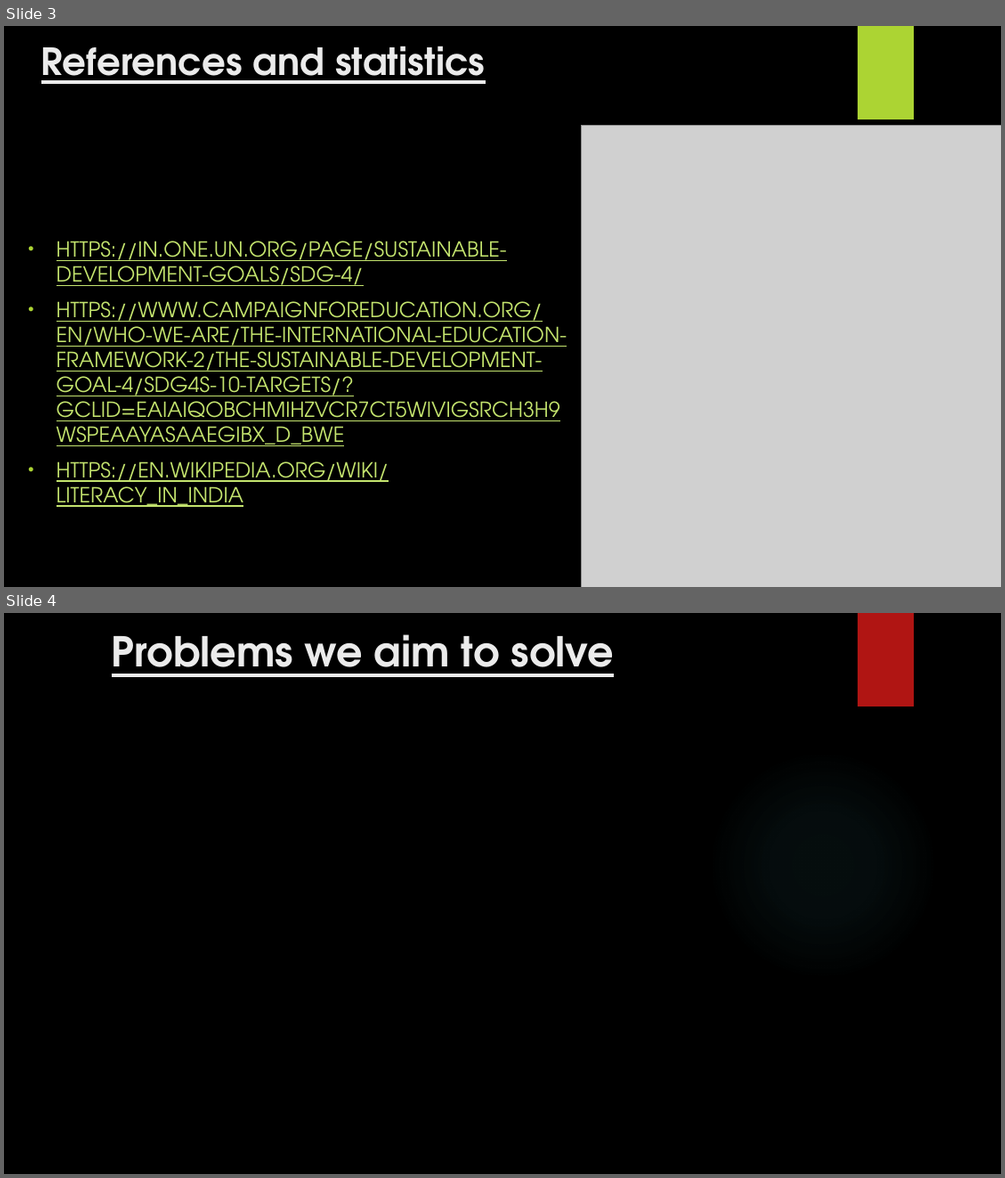
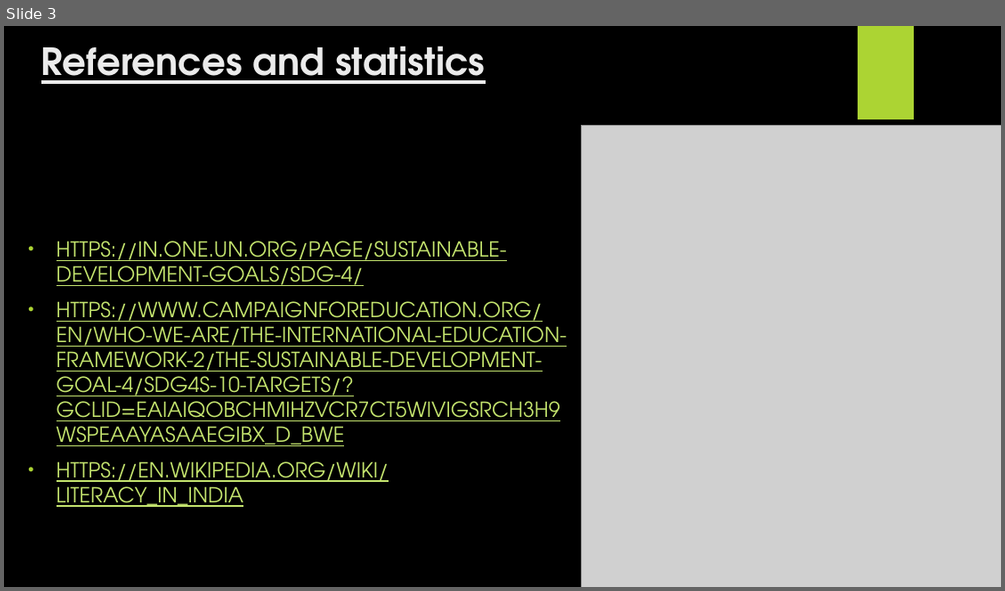
Before and after one commit to Rishabh510/HackVSIT3.0, a slide deck: Quality Education.pptx. Shown one above the other, each under a label of ours: slides 3 and 4 before the commit, slide 3 after it. The pictures are 1005x1178 and 1005x591 pixels, drawn with LibreOffice and Linux fonts; fonts in the diff are those of the drawing; grey boxes stand for pictures; background and template pictures are left out. Boxes give left, top, right and bottom in pixels: in the first picture for what was removed or moved away, otherwise in the second. Text is boxed around its words. In the diff, an @@ line names an element or a change of style, - is before the commit and + after.

```diff
--- a/Quality Education.pptx
+++ b/Quality Education.pptx
@@ slide 4 removed at (4, 613, 1001, 1174), background picture (left out) @@
@@ title removed at (112, 634, 614, 677) @@
-Problems we aim to solve
@@ rectangle removed at (858, 613, 914, 706) @@
@@ ellipse removed at (708, 750, 938, 981) @@
```
Also in this commit, not shown: 4 slides changed, 1 slide added, 4 other slides removed.
